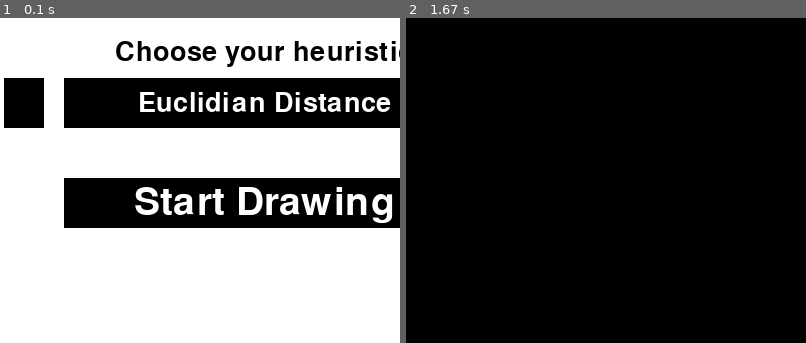
Above: before the commit, frames 1-2 (left to right).
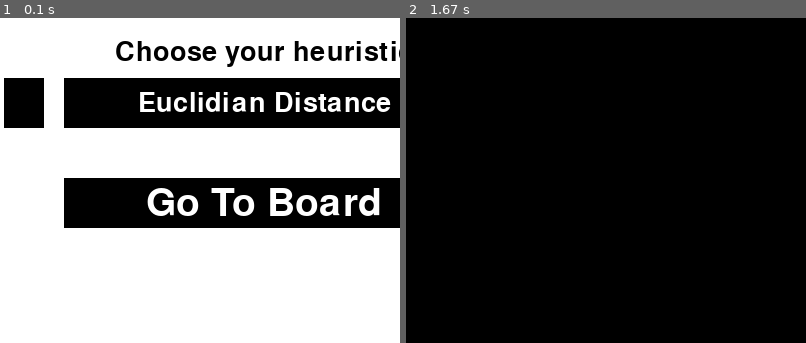
Above: after the commit, the same moments.

Repository: MrJoeKr/Pathfinding-Visualizer-Python
Game: pygame game, started from run.pyw
Two runs of this game, one before a commit and one after it. Both use one fixed random seed, a clock stepped at 60 frames per second and the inputs below.
Inputs (mouse positions are % of the whole screen's width and height, from its top left):
- Up to frame 1 (0.1 s): no input
- Up to frame 2 (1.67 s): click (50, 78) at 0.38 s
The pictures show only the part of the screen within x 17-67%, y 50-100%; the shares and areas given below are measured in that part.

The runs differ from the first frame. In frame 1, 3.2% of the frame differs, in the area x 33-98%, y 52-64%; in frame 2, nothing differs.

Commit message:
Rename Start Drawing to Go To Board

Diff:
--- a/menu_window.py
+++ b/menu_window.py
@@ -138,7 +138,7 @@
 
         # Display text
         start_font = pygame.font.Font(None, 58)
-        start_text = start_font.render("Start Drawing", True, color_constants.WHITE)
+        start_text = start_font.render("Go To Board", True, color_constants.WHITE)
 
         self._draw_text_to_middle_of_rect(start_text, self.start_button_rect)
 
